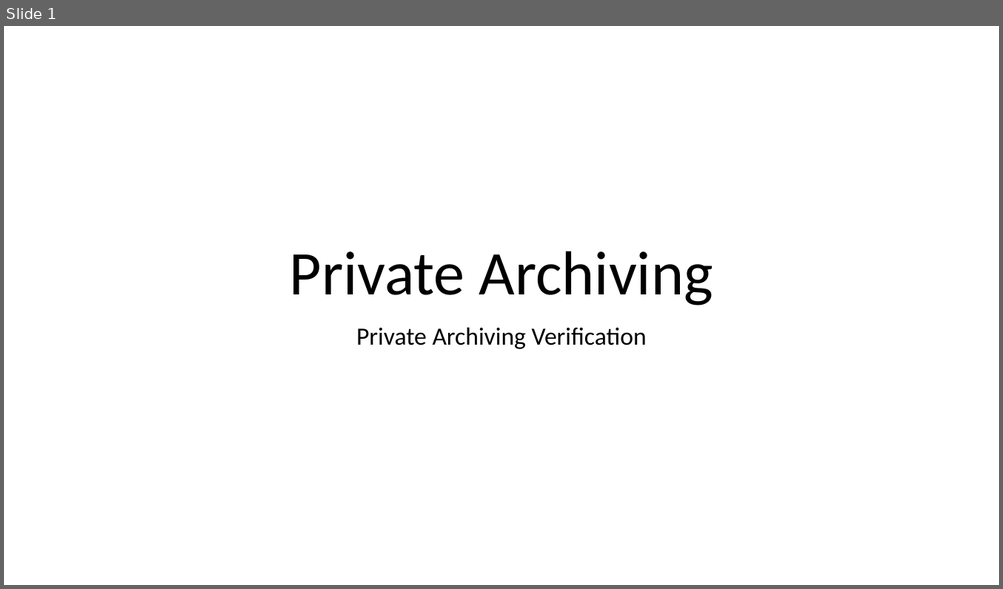
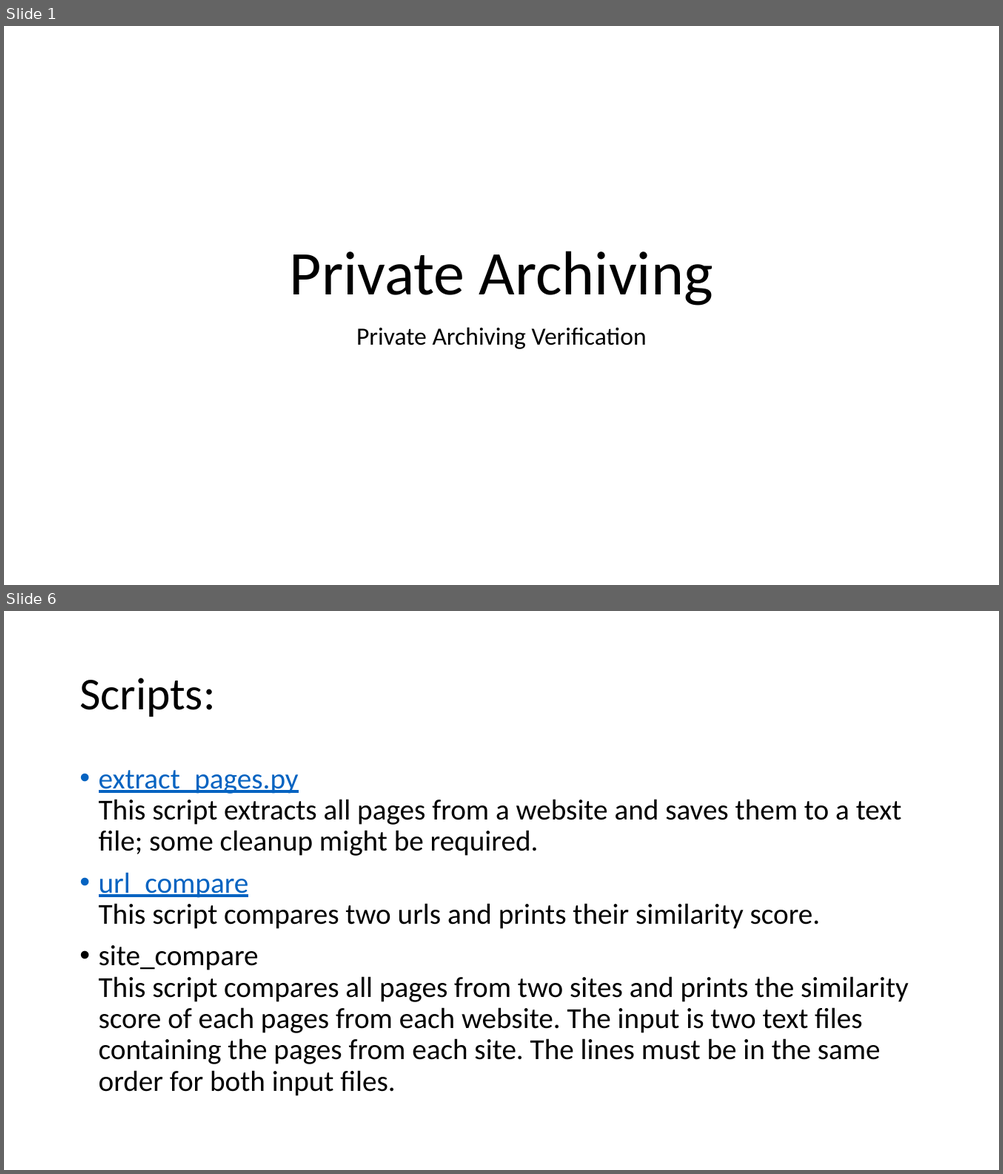
Before and after one commit to HussamHallak/3rdPartyArchving, a slide deck: private-archiving.pptx. Shown one above the other, each under a label of ours: slide 1 before the commit, slides 1 and 6 after it; the slides between them are not shown. The pictures are 1003x589 and 1003x1174 pixels, drawn with LibreOffice and Linux fonts; fonts in the diff are those of the drawing. Boxes give left, top, right and bottom in pixels: in the first picture for what was removed or moved away, otherwise in the second. Text is boxed around its words. In the diff, an @@ line names an element or a change of style, - is before the commit and + after.

```diff
--- a/private-archiving.pptx
+++ b/private-archiving.pptx
@@ slide 6 added at (4,611,999,1170), background #FFFFFF @@
@@ title added at (79,678,215,717), 44 pt, text #000000 @@
+Scripts:
@@ text added at (99,770,908,1096), 28 pt, text #000000 @@
+• extract_pages.py
+  This script extracts all pages from a website and saves them to a text file; some cleanup might be required.
+• url_compare
+  This script compares two urls and prints their similarity score.
+• site_compare
+  This script compares all pages from two sites and prints the similarity score of each pages from each website. The input is two text files containing the pages from each site. The lines must be in the same order for both input files.
```
Also in this commit, not shown: 3 slides changed, 1 other slide added.
